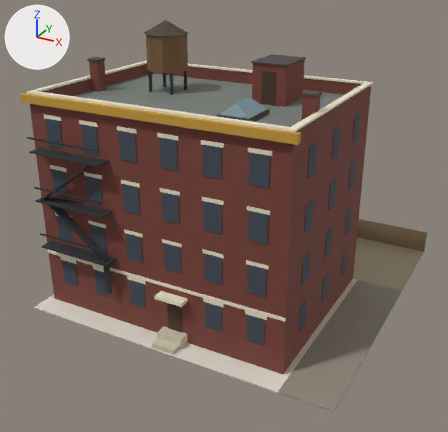
Renders of the glTF model public/models/apartments_m.glb from each side of a commit.
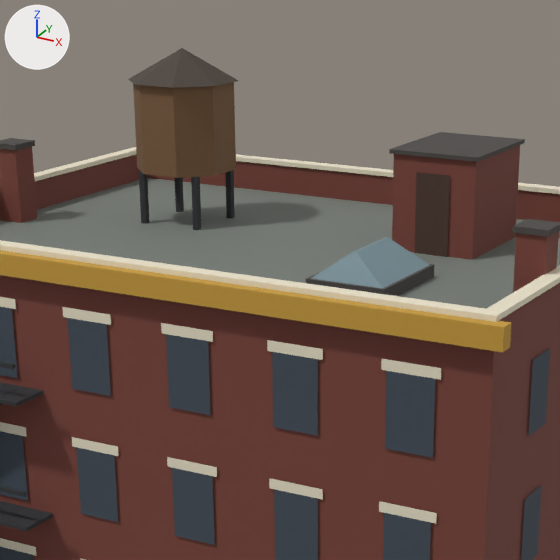
Old and new are each drawn whole from a 50 mm camera at (25.4, -50.9, 31.9) aimed at (-0.9, -2.9, 7.9) and again close up on the part from 20% to 72% of the width and 0% to 53% of the height. The lights are fixed; the arrows at upper left show +X, +Y and +Z. The older version's two pictures come first. Vertices at exactly the same position are counted once.

Before the edit, the objects in view are built like this:
```python
ob_apartments_m = bpy.data.objects.new('apartments_m', me_apartments_m)
ob_apartments_m.location = (0.0, 0.0, 0.0)
```
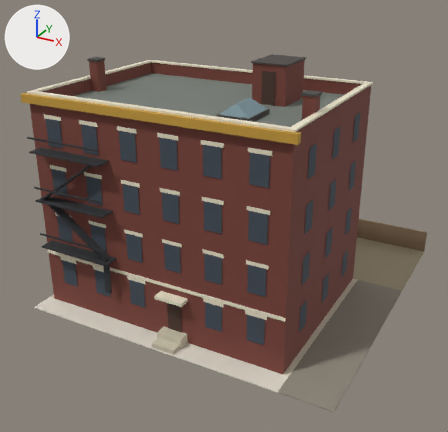
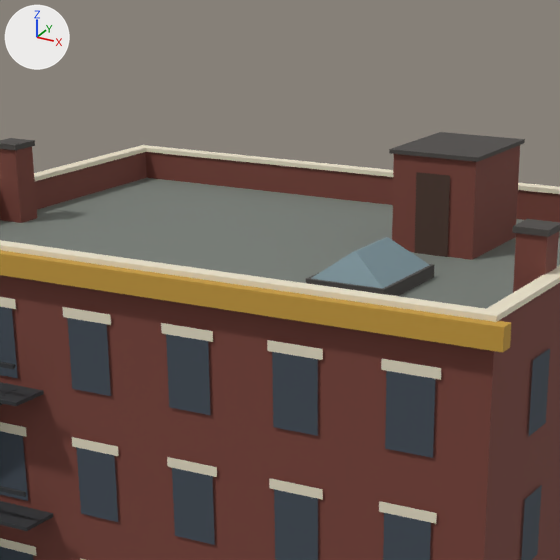
Where the change shows, as pixel boxes (x1, y1, x2, y2) in the close-ups (560 x 560 px):
'apartments_m', reshaped: before (0, 48, 560, 560); after (0, 132, 560, 560)
part 1 of me_apartments_m, deleted: before (128, 48, 238, 230)

Edits to the bpy script that builds the scene:
```text
Change me_apartments_m:
    used by ob_apartments_m; location = (0.0, 0.0, 0.0)
    remove me_apartments_m.from_pydata(...)  # 869 vertices, 962 faces; spans x -15.0..15.0, y -15.0..15.0, z 0.0..25.5
    add me_apartments_m.from_pydata(...)  # 812 vertices, 872 faces; spans x -15.0..15.0, y -15.0..15.0, z 0.0..22.6
    me_apartments_m part 1: 6 loose pieces with 57 vertices, spanning x -9.6..-5.6, y -3.7..0.2, z 19.1..25.5, are deleted
    remove me_apartments_m.materials.append(mat_td_tank_roof)  # brown #4a4038
```
